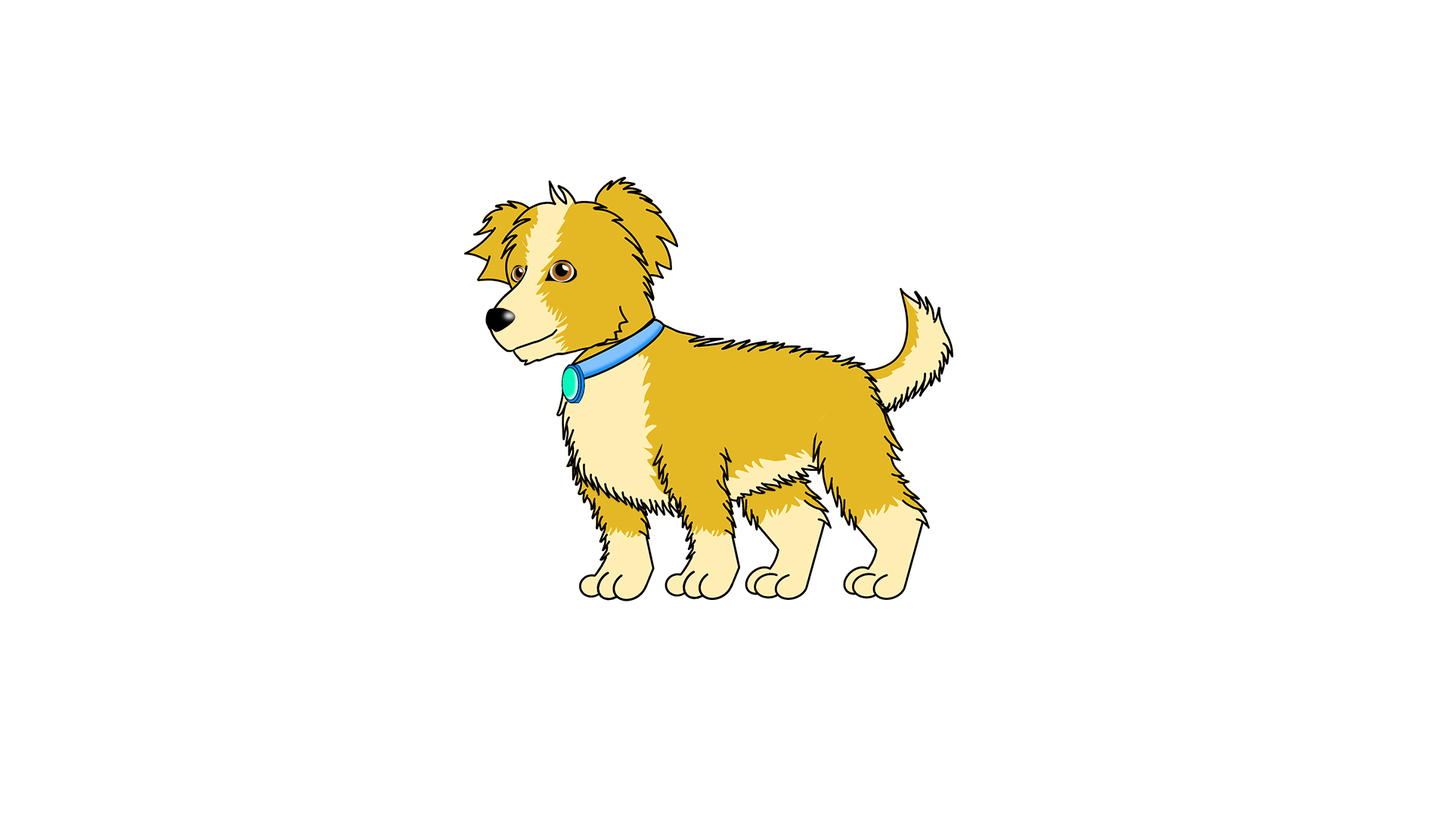
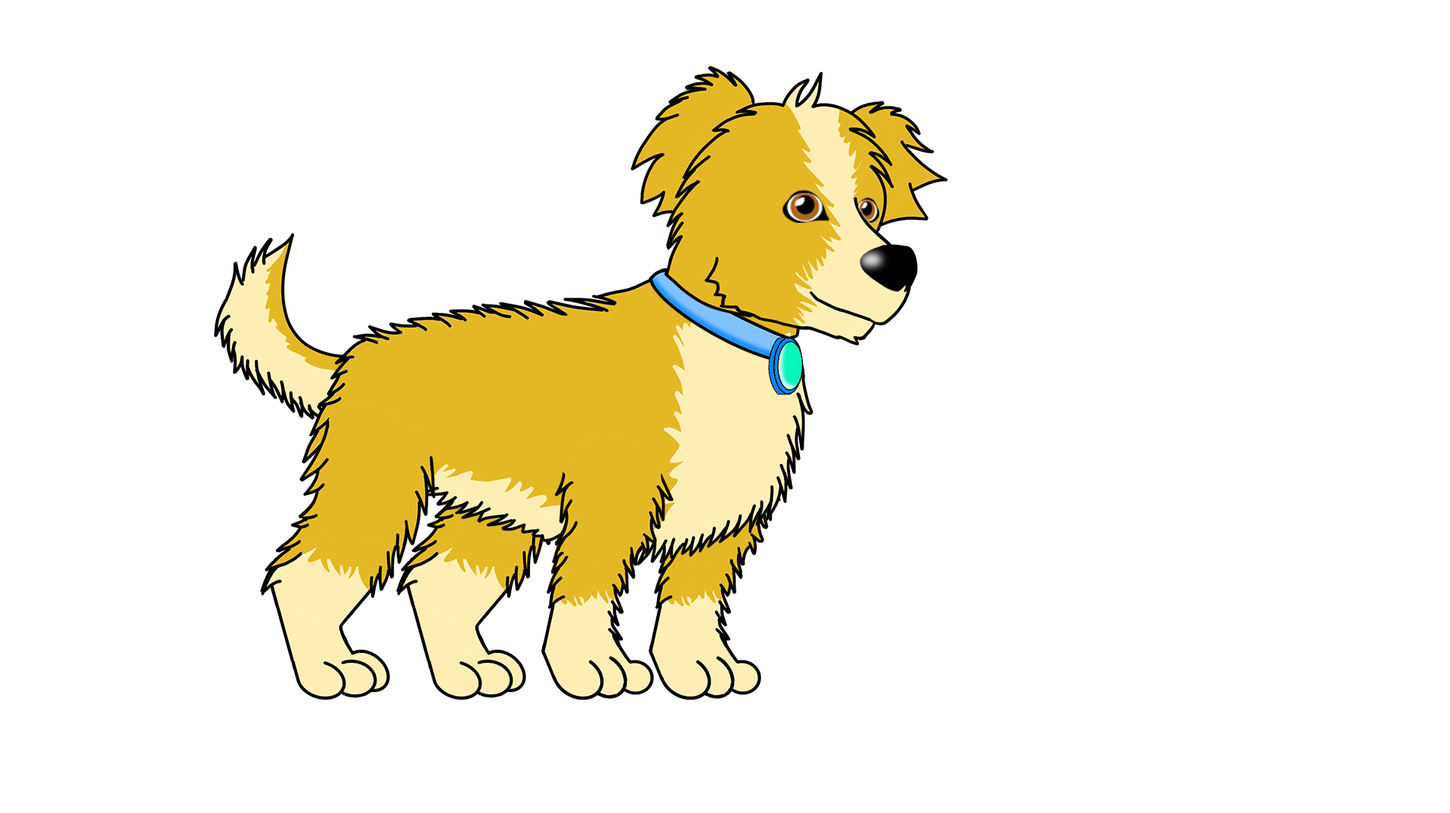
Layer changes from the first w=1450, h=813 image to the second:
renamed "<Linked File>" to "Atom-8", moved it above "Atom-12", painted on it over [630, 65, 949, 601]
removed layer "<Linked File>" (6th of 6) over [566, 424, 655, 602]
added layer "Atom-12" above "Atom-11" over [554, 436, 674, 574]
added layer "Atom-11" above "Atom-10" over [541, 505, 640, 652]
added layer "Atom-10" above "Atom-16" over [541, 621, 654, 701]
renamed "<Path>" to "Atom-16", showed it, moved it above "Atom-15", painted on it over [299, 179, 679, 547]
added layer "Atom-15" above "Atom-14" over [260, 478, 411, 629]
added layer "Atom-14" above "Atom-13" over [260, 557, 351, 662]
added layer "Atom-13" above "Atom-17" over [289, 622, 391, 701]
renamed "Objeto inteligente vectorial" to "Atom-17", painted on it over [301, 176, 814, 567]
renamed "<Linked File>" to "Atom-12 copia", moved it above "Atom-11 copia", painted on it over [556, 318, 900, 574]
removed layer "<Linked File>" (4th of 6) over [860, 288, 954, 416]
renamed "<Linked File>" to "Atom-11 copia", moved it above "Atom-10 copia", painted on it over [648, 421, 747, 652]
renamed "<Linked File>" to "Atom-10 copia", painted on it over [648, 398, 930, 701]
added layer "Atom-8 1" above "Atom-16 copia" over [213, 232, 368, 423]
added layer "Atom-16 copia" above "Atom-15 copia" over [435, 400, 572, 547]
added layer "Atom-15 copia" above "Atom-14 copia" over [396, 478, 547, 629]
added layer "Atom-14 copia" above "Atom-13 copia" over [396, 557, 487, 662]
added layer "Atom-13 copia" above "Fondo" over [425, 622, 527, 701]
